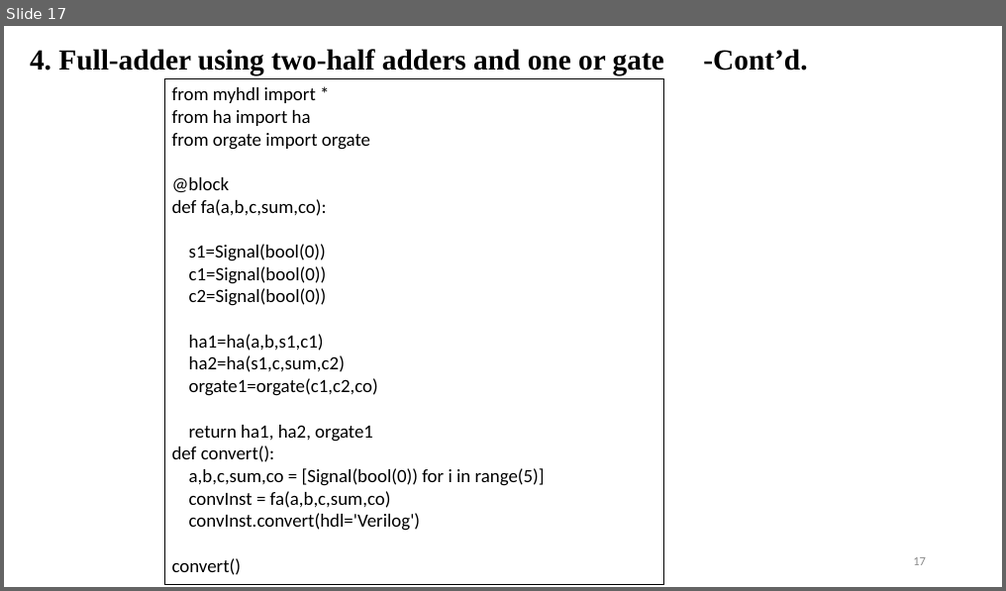
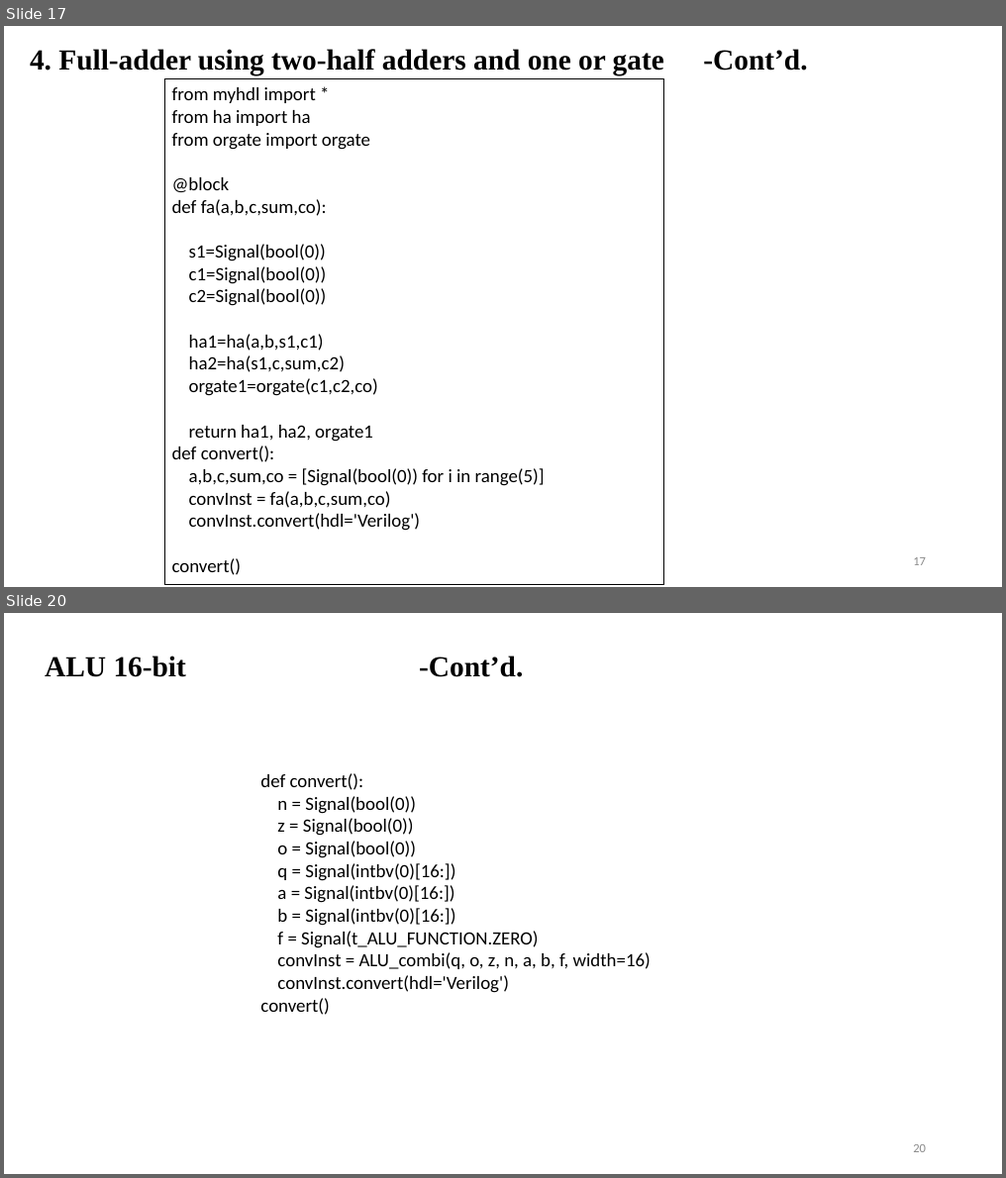
Before and after one commit to visionvlsi/Proj_HLS_phase1, a slide deck: hls_phase1.pptx. Shown one above the other, each under a label of ours: slide 17 before the commit, slides 17 and 20 after it; the slides between them are not shown. The pictures are 1006x591 and 1006x1178 pixels, drawn with LibreOffice and Linux fonts; fonts in the diff are those of the drawing. Boxes give left, top, right and bottom in pixels: in the first picture for what was removed or moved away, otherwise in the second. Text is boxed around its words. In the diff, an @@ line names an element or a change of style, - is before the commit and + after.

```diff
--- a/hls_phase1.pptx
+++ b/hls_phase1.pptx
@@ slide 20 added at (4, 613, 1002, 1174), background #FFFFFF @@
@@ text added at (45, 656, 523, 677), 28 pt, text #000000, bold @@
+ALU 16-bit -Cont’d.
@@ text added at (260, 773, 650, 1015), 18 pt, text #000000 @@
+def convert():
+n = Signal(bool(0))
+z = Signal(bool(0))
+o = Signal(bool(0))
+q = Signal(intbv(0)[16:])
+a = Signal(intbv(0)[16:])
+b = Signal(intbv(0)[16:])
+f = Signal(t_ALU_FUNCTION.ZERO)
+convInst = ALU_combi(q, o, z, n, a, b, f, width=16)
+convInst.convert(hdl='Verilog')
+convert()
@@ page number added at (913, 1145, 926, 1153), 12 pt, text #8C8C8C @@
+20
```
Also in this commit, not shown: 1 slide changed, 2 other slides added.
